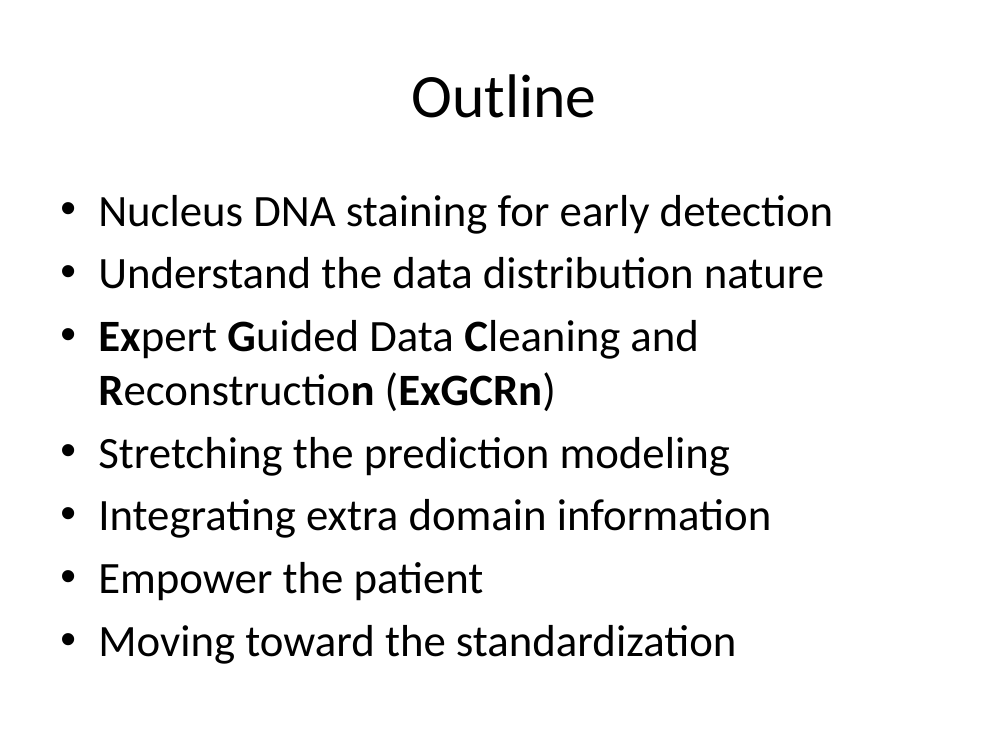
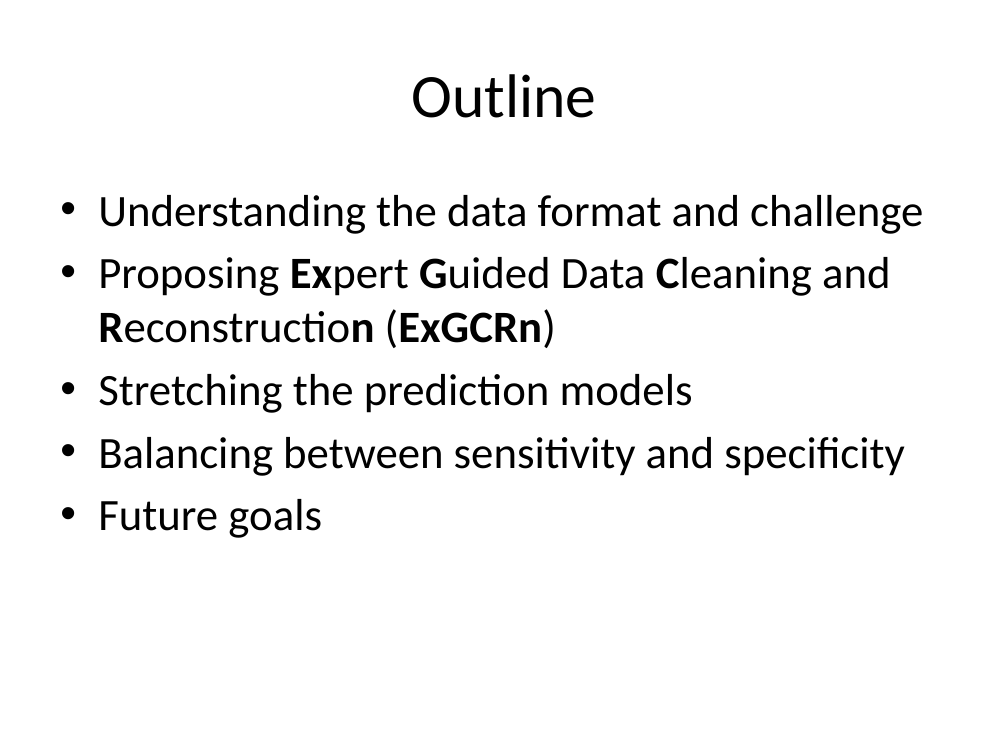
Before and after one commit to 2waybene/mixturemodel, a slide deck: slide 2 of BeijingMeeting/OralCancer.pptx. Drawn at 1008x756 pixels with LibreOffice and Linux fonts; fonts in the diff are those of the drawing. Boxes give left, top, right and bottom in pixels: in the first picture for what was removed or moved away, otherwise in the second. Text is boxed around its words. In the diff, an @@ line names an element or a change of style, - is before the commit and + after.

```diff
--- a/BeijingMeeting/OralCancer.pptx
+++ b/BeijingMeeting/OralCancer.pptx
@@ text at (98,195,923,538): text changed @@
-• Nucleus DNA staining for early detection
-• Understand the data distribution nature
-• Expert Guided Data Cleaning and Reconstruction (ExGCRn)
-• Stretching the prediction modeling
-• Integrating extra domain information
-• Empower the patient
-• Moving toward the standardization
+• Understanding the data format and challenge
+• Proposing Expert Guided Data Cleaning and Reconstruction (ExGCRn)
+• Stretching the prediction models
+• Balancing between sensitivity and specificity
+• Future goals
```
Also in this commit, not shown: 5 other slides changed, 14 slides added, 10 slides removed, 8 other files.
